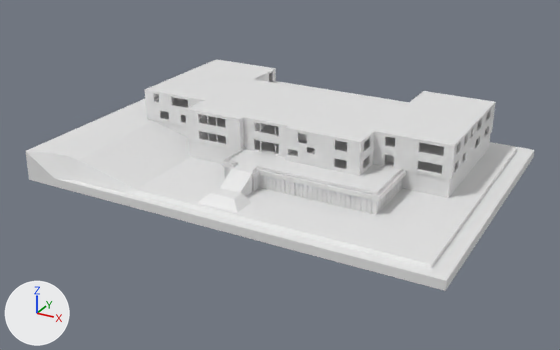
The FBX model Year2Block2/Assets/ImportOBJ/Building/HousePlanFirstModel.fbx, before and after one commit.
Camera for both pictures: a 50 mm camera at (119.0, -231.4, 102.9) aimed at (-1.5, -12.3, -6.7). Every picture has the same lights, and +X, +Y and +Z are marked at lower left. Where no turn or scale is listed for an object, it has been applied to the vertices.
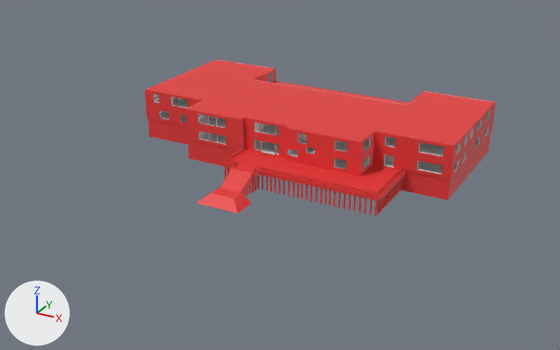
What differs and where, as boxes [x1, y1, x2, y2] in the pictures (560 x 350 px):
'Cube', deleted
    before: [26, 94, 534, 291]
'Cube.003', recoloured (white to red)
    both: [222, 149, 406, 201]
'Cube.097', recoloured (white to red)
    both: [224, 147, 403, 216]
'Cube.014', recoloured (white to red)
    both: [197, 169, 252, 213]
'Cube.106', deleted
    before: [226, 167, 401, 214]
part 1 of me_cube_002, recoloured (white to red)
    both: [145, 59, 496, 178]
part 2 of me_cube_117, recoloured (white to red)
    both: [149, 119, 490, 198]
part 3 of me_cube_126, recoloured (white to red)
    both: [273, 81, 409, 104]
part 4 of me_cube_003, recoloured (white to red)
    both: [147, 60, 493, 145]

The change, as a diff of the scene's bpy script:
```diff
--- a/Year2Block2/Assets/ImportOBJ/Building/HousePlanFirstModel.fbx.py
+++ b/Year2Block2/Assets/ImportOBJ/Building/HousePlanFirstModel.fbx.py
@@ mat_outside_glow @@
+mat_outside_glow = principled_material('Outside Glow')
+mat_outside_glow.base_color = (0.8, 0.0388, 0.0388)  # red #e73737
@@ mat_material @@
+mat_material = principled_material('Material')
+mat_material.base_color = (0.8, 0.8, 0.8)  # white #e7e7e7
@@ me_cube_003 @@
 me_cube_003.from_pydata(...)  # 77 vertices, 70 faces; spans x -62.4..55.0, y -30.3..28.7, z -0.2..0.0
 # used by ob_cube_015; location = (3.7, 7.5, 15.6)
+# me_cube_003 part 4: all 22 faces centred in x -49.4..42.0, y -29.2..19.9, z 0.0 switch from no material to mat_outside_glow (red #e73737)
+me_cube_003.materials.append(mat_material)  # white #e7e7e7
@@ me_cube_002 @@
 # used by ob_cube_001; location = (14.8, 0.0, 7.0)
-me_cube_002.from_pydata(...)  # 3310 vertices, 3464 faces; spans x -73.9..44.4, y -23.0..36.5, z -2.7..8.8
+me_cube_002.from_pydata(...)  # 3310 vertices, 3464 faces; spans x -73.9..44.3, y -23.0..36.5, z -2.7..8.8
+# me_cube_002 part 1: 1205 of the faces centred in x -73.9..44.4, y -23.0..36.5, z -2.7..8.8 switch from no material to mat_outside_glow (red #e73737)
+me_cube_002.materials.append(mat_material)  # white #e7e7e7
@@ me_cube_134 @@
 me_cube_134.from_pydata(...)  # 20 vertices, 18 faces; spans x -7.3..7.8, y -13.2..2.2, z -5.3..1.3
+me_cube_134.materials.append(mat_outside_glow)  # red #e73737
@@ me_cube_117 @@
 me_cube_117.from_pydata(...)  # 58 vertices, 56 faces; spans x -62.4..55.0, y -30.3..28.7, z -6.3..1.0
 # used by ob_cube_051; location = (3.7, 7.5, 3.4)
+# me_cube_117 part 2: all 24 faces centred in x -62.4..55.0, y -30.3..28.7, z -2.6 switch from no material to mat_outside_glow (red #e73737)
+me_cube_117.materials.append(mat_material)  # white #e7e7e7
@@ me_cube_006 @@
 me_cube_006.from_pydata(...)  # 72 vertices, 58 faces; spans x -20.0..35.4, y -9.3..16.3, z 0.6..2.1
+me_cube_006.materials.append(mat_outside_glow)  # red #e73737
@@ me_cube_100 @@
 me_cube_100.from_pydata(...)  # 1968 vertices, 1596 faces; spans x -29.1..24.9, y -6.8..18.0, z -5.1..2.8
+me_cube_100.materials.append(mat_outside_glow)  # red #e73737
@@ me_cube_126 @@
 me_cube_126.from_pydata(...)  # 8 vertices, 6 faces; spans x -31.5..31.8, y -9.5..7.6, z -0.2..0.2
 # used by ob_cube_007; location = (0.9, 28.1, 10.5)
+# me_cube_126 part 3: all 2 faces centred in x 0.1, y -1.0..7.6, z 0.0..0.2 switch from no material to mat_outside_glow (red #e73737)
+me_cube_126.materials.append(mat_material)  # white #e7e7e7
@@ ob_cube @@
-ob_cube = bpy.data.objects.new('Cube', me_cube_001)
-ob_cube.location = (0.0, -2.0, -4.7)
@@ ob_cube_106 @@
-ob_cube_106 = bpy.data.objects.new('Cube.106', me_cube_109)
-ob_cube_106.location = (16.0, -25.7, 2.0)
```
